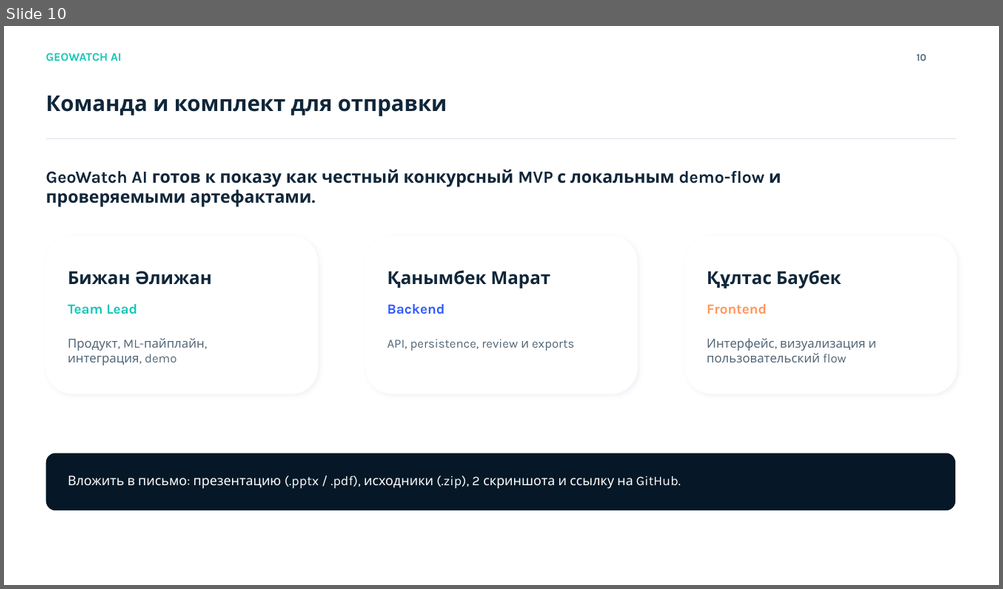
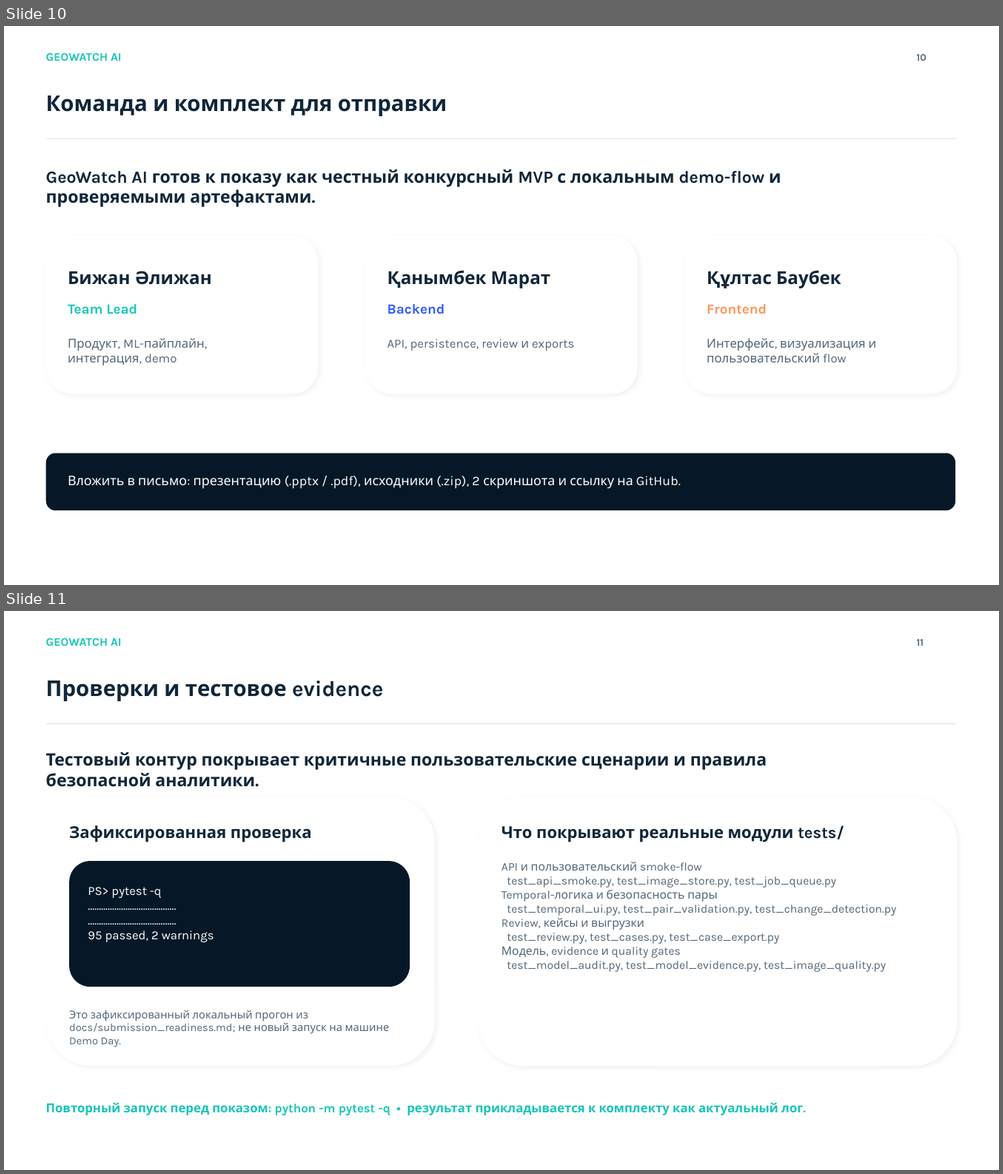
Before and after one commit to Alizhan2/NU-Defence, a slide deck: GeoWatch-AI/submission/GeoWatch_AI_Competition_Deck_Final.pptx. Shown one above the other, each under a label of ours: slide 10 before the commit, slides 10 and 11 after it. The pictures are 1003x589 and 1003x1174 pixels, drawn with LibreOffice and Linux fonts; fonts in the diff are those of the drawing. Boxes give left, top, right and bottom in pixels: in the first picture for what was removed or moved away, otherwise in the second. Text is boxed around its words. In the diff, an @@ line names an element or a change of style, - is before the commit and + after.

Commit message:
Add test evidence to competition deck

```diff
--- a/GeoWatch-AI/submission/GeoWatch_AI_Competition_Deck_Final.pptx
+++ b/GeoWatch-AI/submission/GeoWatch_AI_Competition_Deck_Final.pptx
@@ slide 11 added at (4, 611, 999, 1170), background #FFFFFF @@
@@ text added at (46, 638, 122, 646), 15 pt, text #16C6B7, bold @@
+GEOWATCH AI
@@ text added at (916, 639, 924, 646), 13 pt, text #526778, bold @@
+11
@@ text added at (46, 681, 383, 701), 28 pt, text #102639, bold @@
+Проверки и тестовое evidence
@@ line added from (46, 723) to (956, 723), #DAE2ED 1 pt @@
@@ text added at (46, 752, 766, 787), 22 pt, text #102639, bold @@
+Тестовый контур покрывает критичные пользовательские сценарии и правила безопасной аналитики.
@@ rounded rectangle added at (46, 797, 434, 1066), fill #FFFFFF @@
@@ rounded rectangle added at (478, 797, 956, 1066), fill #FFFFFF @@
@@ text added at (69, 826, 312, 843), 21 pt, text #102639, bold @@
+Зафиксированная проверка
@@ text added at (501, 826, 844, 843), 21 pt, text #102639, bold @@
+Что покрывают реальные модули tests/
@@ rounded rectangle added at (69, 861, 410, 987), fill #061827 @@
@@ text added at (501, 862, 896, 972), 15 pt, text #526778 @@
+API и пользовательский smoke-flow
+test_api_smoke.py, test_image_store.py, test_job_queue.py
+Temporal-логика и безопасность пары
+test_temporal_ui.py, test_pair_validation.py, test_change_detection.py
+Review, кейсы и выгрузки
+test_review.py, test_cases.py, test_case_export.py
+Модель, evidence и quality gates
+test_model_audit.py, test_model_evidence.py, test_image_quality.py
@@ text added at (88, 887, 214, 943), 16 pt, text #FFFFFF @@
+PS> pytest -q
+........................................
+........................................
+95 passed, 2 warnings
@@ text added at (69, 1011, 390, 1048), 14 pt, text #526778 @@
+Это зафиксированный локальный прогон из docs/submission_readiness.md; не новый запуск на машине Demo Day.
@@ text added at (46, 1103, 802, 1116), 16 pt, text #16C6B7, bold @@
+Повторный запуск перед показом: python -m pytest -q • результат прикладывается к комплекту как актуальный лог.
```
Also in this commit, not shown: 3 other files.
